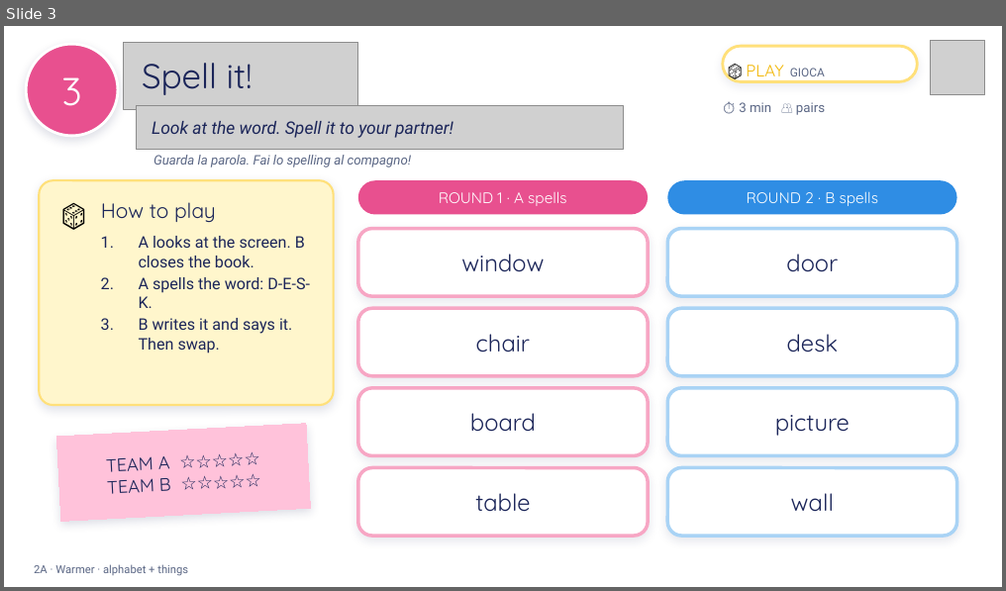
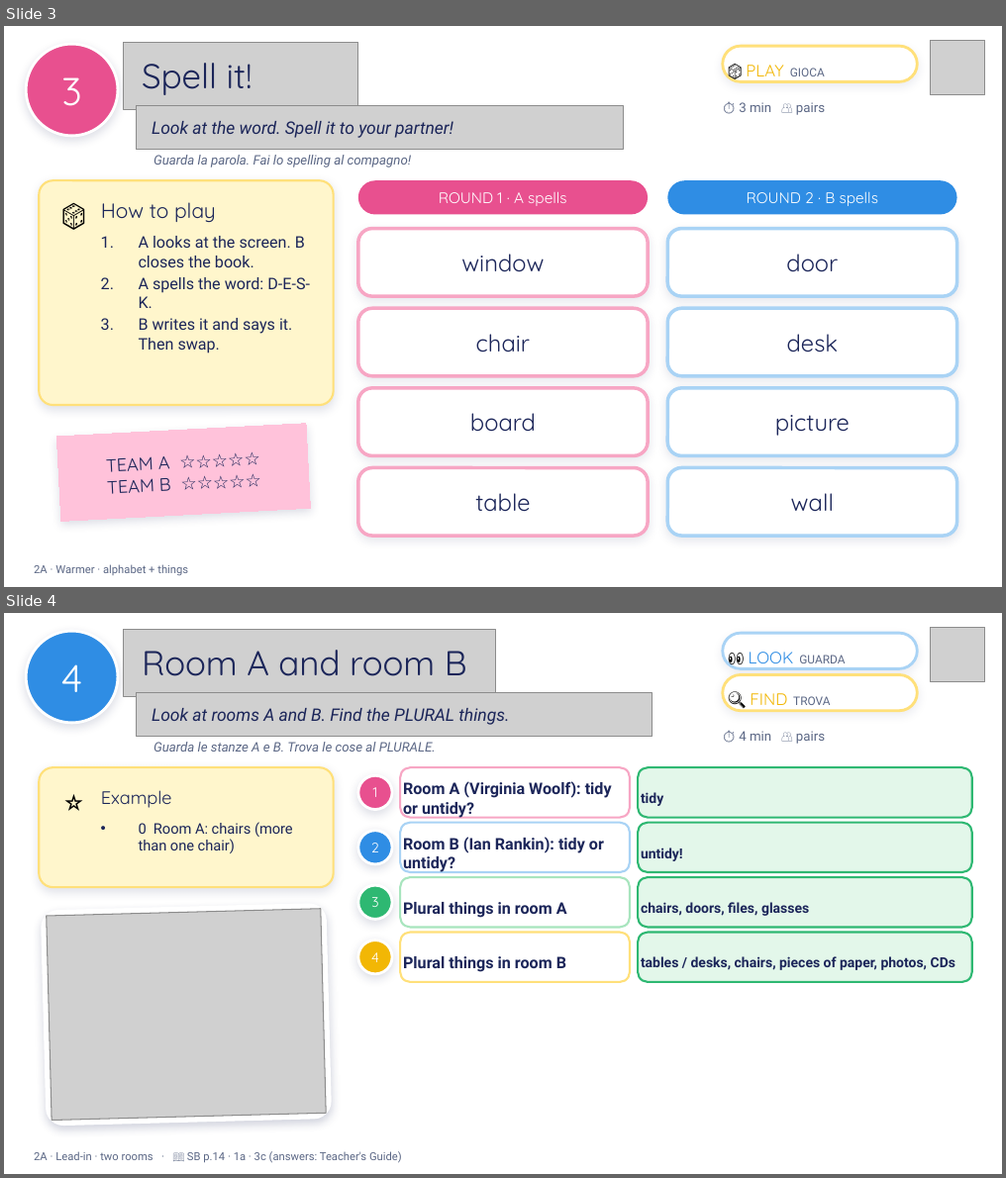
Before and after one commit to londonlanguageschool/Bagheria-, a slide deck: materials/EFE/EFE_2A_Tidy_or_untidy.pptx. Shown one above the other, each under a label of ours: slide 3 before the commit, slides 3 and 4 after it. The pictures are 1006x591 and 1006x1178 pixels, drawn with LibreOffice and Linux fonts; fonts in the diff are those of the drawing; grey boxes stand for pictures; background and template pictures are left out. Boxes give left, top, right and bottom in pixels: in the first picture for what was removed or moved away, otherwise in the second. Text is boxed around its words. In the diff, an @@ line names an element or a change of style, - is before the commit and + after.

```diff
--- a/materials/EFE/EFE_2A_Tidy_or_untidy.pptx
+++ b/materials/EFE/EFE_2A_Tidy_or_untidy.pptx
@@ slide 4 added at [4, 613, 1002, 1174], background picture (left out) @@
@@ ellipse added at [26, 631, 118, 723], fill #2F8DE4, outline #FFFFFF 2 pt, 28 pt, text #FFFFFF @@
+4
@@ picture added at [124, 629, 495, 697] @@
@@ rounded rectangle added at [723, 633, 917, 668], fill #FFFFFF, outline #A9D3F5 2 pt, 8.5 pt, text #5B6785 @@
+👀 LOOK GUARDA
@@ picture added at [930, 627, 985, 682] @@
@@ text added at [142, 650, 467, 676], 25 pt, text #1B2559 @@
+Room A and room B
@@ picture added at [136, 693, 651, 737] @@
@@ rounded rectangle added at [723, 674, 917, 711], fill #FFFFFF, outline #FFE07A 2 pt, 8.5 pt, text #5B6785 @@
+🔍 FIND TROVA
@@ text added at [152, 708, 509, 725], 12.5 pt, text #1B2559, italic @@
+Look at rooms A and B. Find the PLURAL things.
@@ text added at [739, 731, 825, 744], 9.5 pt, text #5B6785 @@
+⏱ 4 min 👥 pairs
@@ text added at [153, 742, 436, 752], 9.5 pt, text #5B6785, italic @@
+Guarda le stanze A e B. Trova le cose al PLURALE.
@@ rounded rectangle added at [39, 767, 334, 887], fill #FFF6CC, outline #FFE07A 1.5 pt @@
@@ text added at [49, 775, 99, 826], 22 pt, text #000000 @@
+⭐
@@ text added at [101, 790, 172, 808], 13 pt, text #1B2559 @@
+Example
@@ ellipse added at [358, 775, 392, 810], fill #E8508F, outline #FFFFFF 2 pt, 10 pt, text #FFFFFF @@
+1
@@ rounded rectangle added at [400, 767, 630, 818], fill #FFFFFF, outline #F7A6C4 1.5 pt, 11.5 pt, text #1B2559, bold @@
+Room A (Virginia Woolf): tidy or untidy?
@@ rounded rectangle added at [638, 767, 972, 818], fill #E3F7EA, outline #2EB872 1.5 pt, 10 pt, text #1B2559, bold @@
+tidy
@@ text added at [139, 822, 293, 854], 10.5 pt, text #1B2559 @@
+• 0 Room A: chairs (more than one chair)
@@ ellipse added at [358, 831, 392, 864], fill #2F8DE4, outline #FFFFFF 2 pt, 10 pt, text #FFFFFF @@
+2
@@ rounded rectangle added at [400, 823, 630, 872], fill #FFFFFF, outline #A9D3F5 1.5 pt, 11.5 pt, text #1B2559, bold @@
+Room B (Ian Rankin): tidy or untidy?
@@ rounded rectangle added at [638, 823, 972, 872], fill #E3F7EA, outline #2EB872 1.5 pt, 10 pt, text #1B2559, bold @@
+untidy!
@@ rounded rectangle added at [400, 877, 630, 928], fill #FFFFFF, outline #A8E5BE 1.5 pt, 11.5 pt, text #1B2559, bold @@
+Plural things in room A
@@ rounded rectangle added at [638, 877, 972, 928], fill #E3F7EA, outline #2EB872 1.5 pt, 10 pt, text #1B2559, bold @@
+chairs, doors, files, glasses
@@ rounded rectangle added at [42, 904, 331, 1126], fill #FFFFFF, outline #FFFFFF 1 pt @@
@@ picture added at [47, 909, 326, 1121] @@
@@ ellipse added at [358, 885, 392, 919], fill #2EB872, outline #FFFFFF 2 pt, 10 pt, text #FFFFFF @@
+3
@@ rounded rectangle added at [400, 933, 630, 982], fill #FFFFFF, outline #FFE07A 1.5 pt, 11.5 pt, text #1B2559, bold @@
+Plural things in room B
@@ rounded rectangle added at [638, 933, 972, 982], fill #E3F7EA, outline #2EB872 1.5 pt, 10 pt, text #1B2559, bold @@
+tables / desks, chairs, pieces of paper, photos, CDs
@@ ellipse added at [358, 941, 392, 974], fill #F2B705, outline #FFFFFF 2 pt, 10 pt, text #FFFFFF @@
+4
@@ text added at [34, 1152, 402, 1163], 8 pt, text #5B6785 @@
+2A · Lead-in · two rooms · 📖 SB p.14 · 1a · 3c (answers: Teacher's Guide)
```
Also in this commit, not shown: 7 slides changed, 2 other slides added, 1 slide removed, 1 other file.
